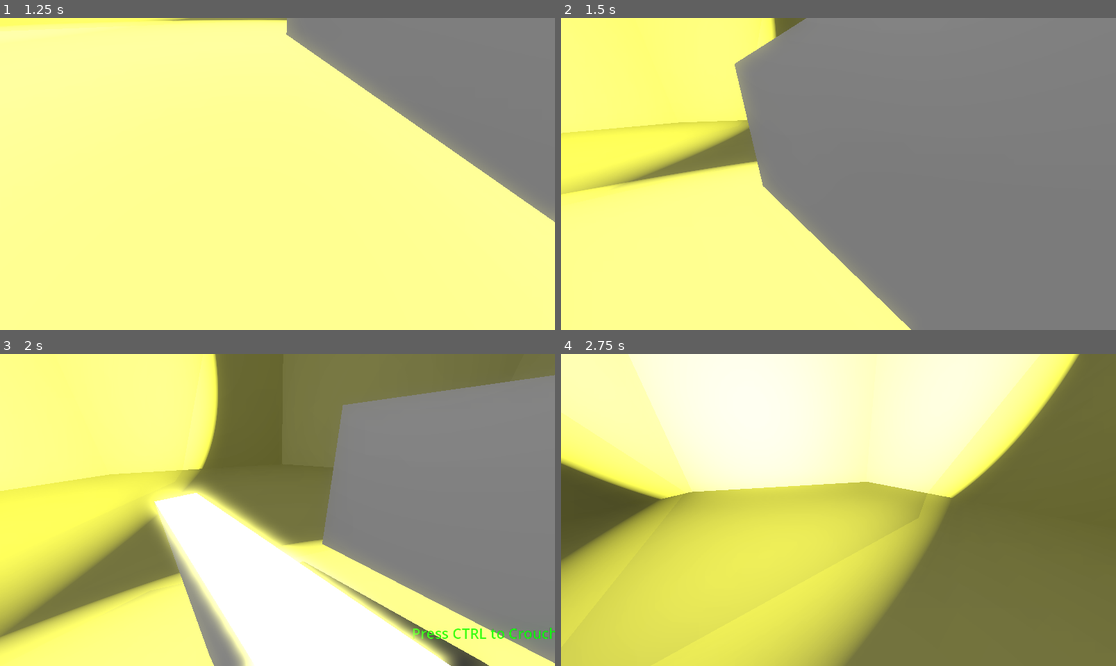
Above: before the commit, frames 1-4 (two rows, left to right).
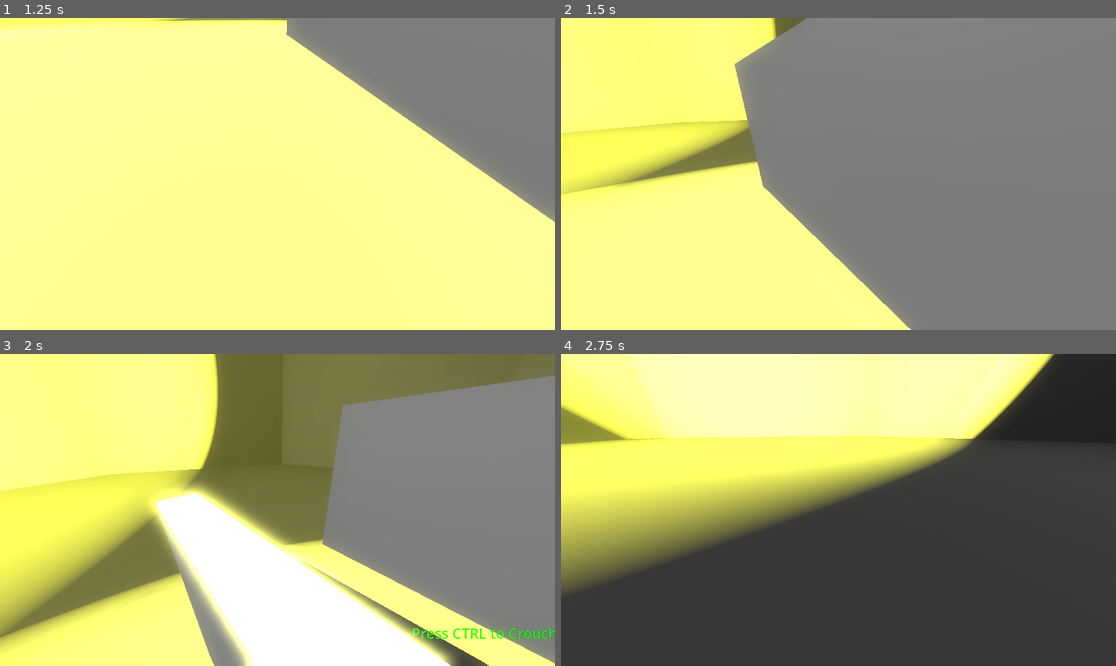
Above: after the commit, the same moments.

Repository: BridgeDeck/collegeproject-game
Game: Godot game, scene res://main.tscn
Same seed, same stepped clock (60 frames per second), same inputs: the game is played once before the commit and once after it. A sky picture missing from this copy of the repository is replaced by a grey-blue gradient.
Inputs (mouse positions are in pixels of both pictures, inside the frame that each line leads up to):
- Up to frame 1 (1.25 s): click "Play" at 0.5 s
- Up to frame 2 (1.5 s): tap Space (jump) at 1.25 s; move the mouse to (866, 174) at 1.27 s; hold W (forward) from 1.28 s (still down); hold Space (jump) from 1.28 s (still down)
- Up to frame 3 (2 s): keep holding W (forward); keep holding Space (jump)
- Up to frame 4 (2.75 s): keep holding W (forward); move the mouse to (810, 510) at 2.02 s; release Space (jump) at 2.03 s; click (810, 510) at 2.1 s; tap Space (jump) at 2.27, 2.3, 2.57 s

Frame 1 is identical in both runs. In frame 2, less than 0.1% of the frame differs, in the area x 0-63%, y 0-100%; in frame 3, 0.4%; in frame 4, 97%, in the area x 0-100%, y 0-100%.

Commit message:
tried to do walljumping, commented out for now

Diff:
--- a/entity/entity.gd
+++ b/entity/entity.gd
@@ -11,12 +11,18 @@
 @export var jump_force:float = 8
 @export var acceleration:float = 18*3
 @export var air_speed_modifier:float = 1.0
+@export var max_jump_count:int = 1
 
+var jump_count:int = max_jump_count
 var action_previous:int
 var action:int
 var equipped:int
 
 var force:Vector3
+
+# var previous_global_position:Vector3
+# var previous_velocity:Vector3
+# var walljump_impulse:Vector3
 
 func add_force(applyforce:Vector3, vertical_only:bool):
 	if vertical_only:
@@ -32,11 +38,17 @@
 ):
 	action = actionflags
 	add_force((camera_basis * Vector3(movement_dir.x, 0, movement_dir.y)).slide(up_direction).normalized(),false)
+	equipped = equip
 
+func _ready() -> void:
+	if not Engine.is_editor_hint():
+		$CrouchCollision/CSGBox3D.queue_free()
+		$CrouchCollision/CSGBox3D.queue_free()
 
 func _physics_process(delta: float) -> void:
 	if Engine.is_editor_hint():
 		return
+
 
 	#Crouching
 	if (action & FLAG_CROUCH) == FLAG_CROUCH:
@@ -53,26 +65,56 @@
 		velocity += get_gravity() * delta
 	else:
 		velocity = velocity - (velocity*up_direction)
-
-	# jumping
-	# Check if previous action flags did not contain FLAG_JUMP and then check if current action flags do
-	if (not ((action_previous & FLAG_JUMP) == FLAG_JUMP)) and ((action & FLAG_JUMP) == FLAG_JUMP):
-		velocity = (velocity - (velocity*up_direction)) + up_direction * jump_force
+		jump_count = max_jump_count
 
 	var modifiers = 1
 	if not is_on_floor():
 		modifiers -= air_speed_modifier
 
-	# if not is_on_floor():
-	# 	# infinite momentum
-	# 	velocity = (velocity - velocity*up_direction) + (force.normalized() * acceleration*delta*modifiers) + velocity*up_direction
-	# else:
-	# 	velocity = (velocity - velocity*up_direction).move_toward(force, acceleration*delta*modifiers) + velocity*up_direction
+	# Cannot add momentum midair, but you can redirect it
+	# if is_on_floor():
 	velocity = (velocity - velocity*up_direction).move_toward(force, acceleration*delta*modifiers) + velocity*up_direction
 
+	# a pathetic implementation of walljumping, do we even want wall jumping? or are midair jumps fine.
+	# if (not is_on_floor()) and is_on_wall() and walljump_impulse.is_zero_approx():
+	# 	var query = PhysicsRayQueryParameters3D.new()
+	# 	query.from = previous_global_position
+	# 	query.to = previous_global_position + ((previous_velocity-previous_velocity*up_direction).normalized() * speed)
+	# 	query.collision_mask = 1<<0
+	# 	query.exclude.append(self.get_rid())
+	# 	var space = PhysicsServer3D.space_get_direct_state(get_world_3d().space)
+	# 	var result = space.intersect_ray(query)
+	# 	var result_normal:Vector3 = result.get("normal", Vector3())
+
+	# 	if result_normal.max_axis_index() != Vector3.AXIS_Y:
+	# 		walljump_impulse = result_normal * speed
+	# else:
+	# 	walljump_impulse = Vector3()
+
+	# jumping
+	# Check if previous action flags did not contain FLAG_JUMP
+	# THEN check if current action flags do
+	# THEN check if you can still use jumps
+	# THEN check if you are even allowed to jump
+	if (not ((action_previous & FLAG_JUMP) == FLAG_JUMP)) \
+		and ((action & FLAG_JUMP) == FLAG_JUMP) \
+		and jump_count > 0 \
+		and can_jump():
+		jump_count -= 1
+		velocity = (velocity - (velocity*up_direction)) + up_direction * jump_force
+
+		# if not walljump_impulse.is_zero_approx():
+			# velocity = walljump_impulse + velocity*up_direction
+			# walljump_impulse = Vector3()
+
+	# previous_velocity = velocity
 	move_and_slide()
 
 	action_previous = action
+	# previous_global_position = global_position
+
+func can_jump()->bool:
+	return is_on_floor() or (!is_on_floor() and is_on_wall())
 
 ## Generate a bitflag int representing the different actions an entity can do
 static func generate_action_flag(
--- a/entity/entity.tscn
+++ b/entity/entity.tscn
@@ -1,12 +1,32 @@
-[gd_scene load_steps=4 format=3 uid="uid://bc7to0a8a87hx"]
+[gd_scene load_steps=9 format=3 uid="uid://bc7to0a8a87hx"]
 
 [ext_resource type="Script" uid="uid://c4xftn6sbf0y6" path="res://entity/entity.gd" id="1_bclhr"]
 
 [sub_resource type="BoxShape3D" id="BoxShape3D_bclhr"]
 size = Vector3(0.5, 2, 0.5)
 
+[sub_resource type="StandardMaterial3D" id="StandardMaterial3D_bclhr"]
+resource_local_to_scene = true
+transparency = 1
+albedo_color = Color(0, 1, 1, 0.1)
+
+[sub_resource type="CapsuleShape3D" id="CapsuleShape3D_bclhr"]
+radius = 0.25
+
 [sub_resource type="BoxShape3D" id="BoxShape3D_mckvm"]
 size = Vector3(0.5, 1, 0.5)
+
+[sub_resource type="StandardMaterial3D" id="StandardMaterial3D_mckvm"]
+resource_local_to_scene = true
+transparency = 1
+albedo_color = Color(0.984, 0.875, 0, 0.1)
+
+[sub_resource type="CapsuleShape3D" id="CapsuleShape3D_mckvm"]
+radius = 0.25
+height = 1.0
+
+[sub_resource type="SeparationRayShape3D" id="SeparationRayShape3D_bclhr"]
+length = 0.01
 
 [node name="Entity" type="CharacterBody3D"]
 disable_mode = 1
@@ -17,6 +37,7 @@
 floor_max_angle = 1.0472
 floor_snap_length = 1.0
 platform_on_leave = 1
+safe_margin = 0.01
 script = ExtResource("1_bclhr")
 jump_force = 24.0
 
@@ -34,9 +55,56 @@
 
 [node name="DefaultCollision" type="CollisionShape3D" parent="."]
 shape = SubResource("BoxShape3D_bclhr")
+disabled = true
+debug_color = Color(0, 0, 1, 0.560784)
+
+[node name="CSGBox3D" type="CSGBox3D" parent="DefaultCollision"]
+size = Vector3(0.5, 2, 0.5)
+material = SubResource("StandardMaterial3D_bclhr")
+
+[node name="DefaultCollisionSphere" type="CollisionShape3D" parent="."]
+visible = false
+shape = SubResource("CapsuleShape3D_bclhr")
+disabled = true
 debug_color = Color(0, 0, 1, 0.560784)
 
 [node name="CrouchCollision" type="CollisionShape3D" parent="."]
 transform = Transform3D(1, 0, 0, 0, 1, 0, 0, 0, 1, 0, -0.5, 0)
 shape = SubResource("BoxShape3D_mckvm")
+disabled = true
 debug_color = Color(0.72853, 0.474321, 0, 0.42)
+
+[node name="CSGBox3D" type="CSGBox3D" parent="CrouchCollision"]
+size = Vector3(0.5, 1, 0.5)
+material = SubResource("StandardMaterial3D_mckvm")
+
+[node name="CrouchCollisionSphere" type="CollisionShape3D" parent="."]
+transform = Transform3D(1, 0, 0, 0, 1, 0, 0, 0, 1, 0, -0.5, 0)
+visible = false
+shape = SubResource("CapsuleShape3D_mckvm")
+disabled = true
+debug_color = Color(0.72853, 0.474321, 0, 0.42)
+
+[node name="FloorSeperation1" type="CollisionShape3D" parent="."]
+transform = Transform3D(1, 0, 0, 0, -4.37114e-08, -1, 0, 1, -4.37114e-08, 0.26, -1, 0.26)
+shape = SubResource("SeparationRayShape3D_bclhr")
+disabled = true
+debug_color = Color(0.923283, 0.248184, 0.31823, 0.42)
+
+[node name="FloorSeperation2" type="CollisionShape3D" parent="."]
+transform = Transform3D(1, 0, 0, 0, -4.37114e-08, -1, 0, 1, -4.37114e-08, -0.26, -1, 0.26)
+shape = SubResource("SeparationRayShape3D_bclhr")
+disabled = true
+debug_color = Color(0.923283, 0.248184, 0.31823, 0.42)
+
+[node name="FloorSeperation3" type="CollisionShape3D" parent="."]
+transform = Transform3D(1, 0, 0, 0, -4.37114e-08, -1, 0, 1, -4.37114e-08, 0.26, -1, -0.26)
+shape = SubResource("SeparationRayShape3D_bclhr")
+disabled = true
+debug_color = Color(0.923283, 0.248184, 0.31823, 0.42)
+
+[node name="FloorSeperation4" type="CollisionShape3D" parent="."]
+transform = Transform3D(1, 0, 0, 0, -4.37114e-08, -1, 0, 1, -4.37114e-08, -0.26, -1, -0.26)
+shape = SubResource("SeparationRayShape3D_bclhr")
+disabled = true
+debug_color = Color(0.923283, 0.248184, 0.31823, 0.42)
--- a/entity/mc_entity.tscn
+++ b/entity/mc_entity.tscn
@@ -1,11 +1,28 @@
-[gd_scene load_steps=3 format=3 uid="uid://2nkpcd1p6e51"]
+[gd_scene load_steps=5 format=3 uid="uid://2nkpcd1p6e51"]
 
 [ext_resource type="PackedScene" uid="uid://bc7to0a8a87hx" path="res://entity/entity.tscn" id="1_7n7gl"]
 [ext_resource type="Script" path="res://entity/mc_entity.gd" id="2_5vndw"]
 
+[sub_resource type="StandardMaterial3D" id="StandardMaterial3D_7n7gl"]
+resource_local_to_scene = true
+transparency = 1
+albedo_color = Color(0, 1, 1, 0.1)
+
+[sub_resource type="StandardMaterial3D" id="StandardMaterial3D_5vndw"]
+resource_local_to_scene = true
+transparency = 1
+albedo_color = Color(0.984, 0.875, 0, 0.1)
+
 [node name="MainCharacterEntity" instance=ExtResource("1_7n7gl")]
 script = ExtResource("2_5vndw")
 acceleration = 64.0
+air_speed_modifier = 0.01
 
 [node name="LookFromUncrouched" parent="." index="1"]
 transform = Transform3D(1, 0, 0, 0, 1, 0, 0, 0, 1, 0, 0.948231, 0)
+
+[node name="CSGBox3D" parent="DefaultCollision" index="0"]
+material = SubResource("StandardMaterial3D_7n7gl")
+
+[node name="CSGBox3D" parent="CrouchCollision" index="0"]
+material = SubResource("StandardMaterial3D_5vndw")
